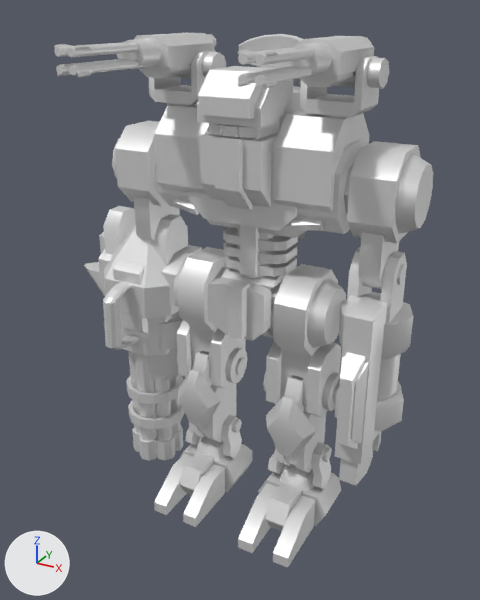
One commit to the glTF model glb/armscavengerbossv2.glb: the scene before it, then after it.
Camera for both pictures: a 50 mm camera at (138.0, -269.0, 249.0) aimed at (1.0, -20.0, 124.0). The axes (+X, +Y, +Z) are drawn at lower left. The lights are the same throughout. The first picture is the older version.

The scene before the commit, as lines of its bpy script (objects in view):
```python
ob_aimy1 = bpy.data.objects.new('aimy1', None)
ob_aimy1.parent = ob_pelvis
ob_aimy1.location = (0.0, 2.795, 7.986)
ob_barrel2r = bpy.data.objects.new('barrel2r', me_barrel2r)
ob_barrel2r.parent = ob_railsleever
ob_barrel2r.location = (1.054, -10.09, 7.379)
ob_lfoot = bpy.data.objects.new('lfoot', me_lfoot)
ob_lfoot.parent = ob_lleg
ob_lfoot.location = (0.0, 3.744, -40.37)
ob_lleg = bpy.data.objects.new('lleg', me_lleg)
ob_lleg.parent = ob_lthigh
ob_lleg.location = (9.053, 0.0, -39.55)
ob_lthigh = bpy.data.objects.new('lthigh', me_lthigh)
ob_lthigh.parent = ob_pelvis
ob_lthigh.location = (17.31, 0.0, -7.839)
ob_pelvis = bpy.data.objects.new('pelvis', me_pelvis)
ob_pelvis.location = (0.0, 0.0, 123.0)
ob_rfoot = bpy.data.objects.new('rfoot', me_rfoot)
ob_rfoot.parent = ob_rleg
ob_rfoot.location = (0.0, 3.566, -40.29)
ob_rleg = bpy.data.objects.new('rleg', me_rleg)
ob_rleg.parent = ob_rthigh
ob_rleg.location = (-8.242, 0.0, -39.43)
ob_rthigh = bpy.data.objects.new('rthigh', me_rthigh)
ob_rthigh.parent = ob_pelvis
ob_rthigh.location = (-18.96, 0.0, -7.839)
# also in view: 'sleeve' at (-78.0, -6.0, 110.0); 'barrel2l' at (39.0, -28.0, 234.0); 'barrel3r' at (-37.0, -28.0, 228.0); 'railsleevel' at (36.0, -13.0, 229.0); 'railturretr' at (-40.0, 3.0, 218.0)
```
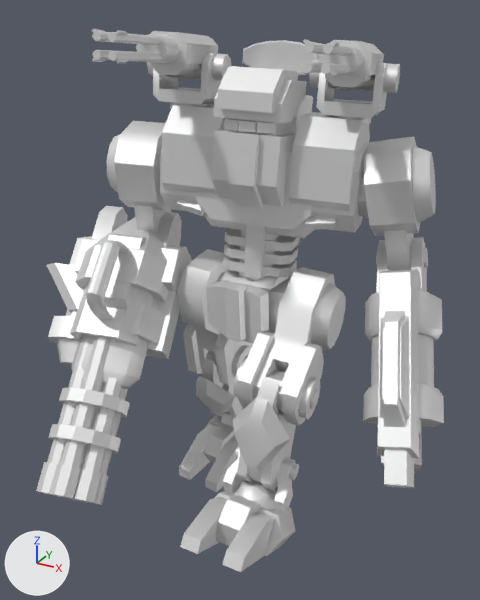
ob_aimy1 is not drawn itself; it is the parent of ob_torso.

What differs and where, as boxes (x1, y1, x2, y2) in the pictures (480 x 600 px):
'torso', moved, turned: before (154, 86, 369, 278); after (160, 95, 370, 280)
'biggun', moved, turned: before (334, 247, 414, 465); after (363, 237, 444, 471)
'barrelr', moved, turned: before (126, 351, 185, 461); after (36, 334, 130, 505)
'head', moved, turned: before (197, 66, 293, 210); after (211, 66, 307, 208)
'lthigh', moved, turned: before (263, 264, 346, 417); after (233, 267, 346, 426)
'rloarm', moved, turned: before (98, 206, 202, 381); after (48, 206, 191, 389)
'lfoot', moved, turned: before (238, 442, 341, 568); after (180, 446, 299, 572)
'sleeve', moved, turned: before (84, 225, 179, 357); after (47, 218, 169, 357)
'luparm', moved, turned: before (344, 141, 433, 289); after (358, 137, 436, 270)
'lleg', moved, turned: before (266, 375, 338, 473); after (233, 370, 320, 491)
'rthigh', moved, turned: before (173, 247, 247, 390); after (177, 249, 253, 385)
'rfoot', moved, turned: before (154, 415, 253, 527); after (179, 411, 239, 492)
'ruparm', moved, turned: before (112, 121, 180, 241); after (107, 121, 171, 234)
'railsleevel', moved, turned: before (284, 36, 389, 89); after (309, 40, 400, 93)
'pelvis', moved, turned: before (207, 268, 294, 341); after (206, 269, 298, 343)
'railsleever', moved, turned: before (116, 33, 226, 78); after (136, 31, 231, 81)
'rleg', moved, turned: before (178, 351, 246, 443); after (196, 350, 248, 418)
'railturretl', moved, turned: before (300, 56, 379, 122); after (316, 63, 389, 124)
'railturretr', moved, turned: before (149, 51, 216, 106); after (153, 53, 221, 108)
'dish', moved, turned: before (239, 34, 303, 68); after (242, 40, 320, 76)
'bigguncyl', moved, turned: before (377, 354, 401, 399); after (371, 334, 434, 387)
'barrel', moved, turned: before (339, 450, 373, 485); after (384, 449, 414, 488)
'barrel2r', moved, turned: before (67, 34, 216, 58); after (108, 30, 216, 46)
'barrel3r', moved, turned: before (69, 50, 215, 77); after (108, 51, 162, 63)
'barrel2l', moved, turned: before (255, 37, 372, 66); after (323, 41, 353, 56)
'barrel3l', moved, turned: before (255, 67, 312, 89); after (321, 63, 350, 77)
'barrel4l', moved, turned: before (237, 66, 296, 87); after (301, 62, 331, 75)
'barrel1l', moved, turned: before (237, 48, 296, 65); after (303, 39, 331, 55)
'barrel4r', moved, turned: before (56, 59, 125, 76); after (92, 50, 133, 62)
'barrel1r', moved, turned: before (54, 43, 124, 57); after (92, 29, 142, 45)

Edits to the bpy script that builds the scene:
```text
Change ob_pelvis:
    ob_pelvis.location: (0.0, 0.0, 123.0) -> (0.0, 0.0, 121.6)
    ob_pelvis.rotation_euler: (0.0, 0.0, 0.0) -> (-0.000228, -0.0422, -0.0558)  # degrees (0, 0, 0) -> degrees (0, -2.4, -3.2)
Change ob_lthigh:
    ob_lthigh.rotation_euler: (0.0, 0.0, 0.0) -> (-0.941, 0.113, 0.125)  # degrees (0, 0, 0) -> degrees (-54, 6.5, 7.2)
Change ob_lleg:
    ob_lleg.rotation_euler: (0.0, 0.0, 0.0) -> (0.787, 0.00215, -0.000398)  # degrees (0, 0, 0) -> degrees (45, 0.1, -0)
Change ob_lfoot:
    ob_lfoot.rotation_euler: (0.0, 0.0, 0.0) -> (-0.382, 0.0, 0.0)  # degrees (0, 0, 0) -> degrees (-22, 0, 0)
Change ob_rthigh:
    ob_rthigh.rotation_euler: (0.0, 0.0, 0.0) -> (0.174, 0.0587, -0.021)  # degrees (0, 0, 0) -> degrees (10, 3.4, -1.2)
Change ob_rleg:
    ob_rleg.rotation_euler: (0.0, 0.0, 0.0) -> (0.279, -0.00278, 0.00165)  # degrees (0, 0, 0) -> degrees (16, -0.2, 0.1)
Change ob_rfoot:
    ob_rfoot.rotation_euler: (0.0, 0.0, 0.0) -> (-0.43, 0.0, 0.0)  # degrees (0, 0, 0) -> degrees (-25, 0, 0)
Change ob_aimy1:
    ob_aimy1.rotation_euler: (0.0, 0.0, 0.0) -> (-0.0643, 0.0729, 0.238)  # degrees (0, 0, 0) -> degrees (-3.7, 4.2, 14)
Change ob_head:
    ob_head.rotation_euler: (0.0, 0.0, 0.0) -> (-0.04, -0.0000795, -0.0794)  # degrees (0, 0, 0) -> degrees (-2.3, 0, -4.5)
Change ob_luparm:
    ob_luparm.rotation_euler: (0.0, 0.0, 0.0) -> (0.218, -0.211, -0.0185)  # degrees (0, 0, 0) -> degrees (12, -12, -1.1)
Change ob_biggun:
    ob_biggun.rotation_euler: (0.0, 0.0, 0.0) -> (-0.833, 0.0, 0.0)  # degrees (0, 0, 0) -> degrees (-48, 0, 0)
Change ob_ruparm:
    ob_ruparm.rotation_euler: (0.0, 0.0, 0.0) -> (0.291, 0.0, 0.103)  # degrees (0, 0, 0) -> degrees (17, 0, 5.9)
Change ob_rloarm:
    ob_rloarm.rotation_euler: (0.0, 0.0, 0.0) -> (-1.009, 0.0, 0.0)  # degrees (0, 0, 0) -> degrees (-58, 0, 0)
```
